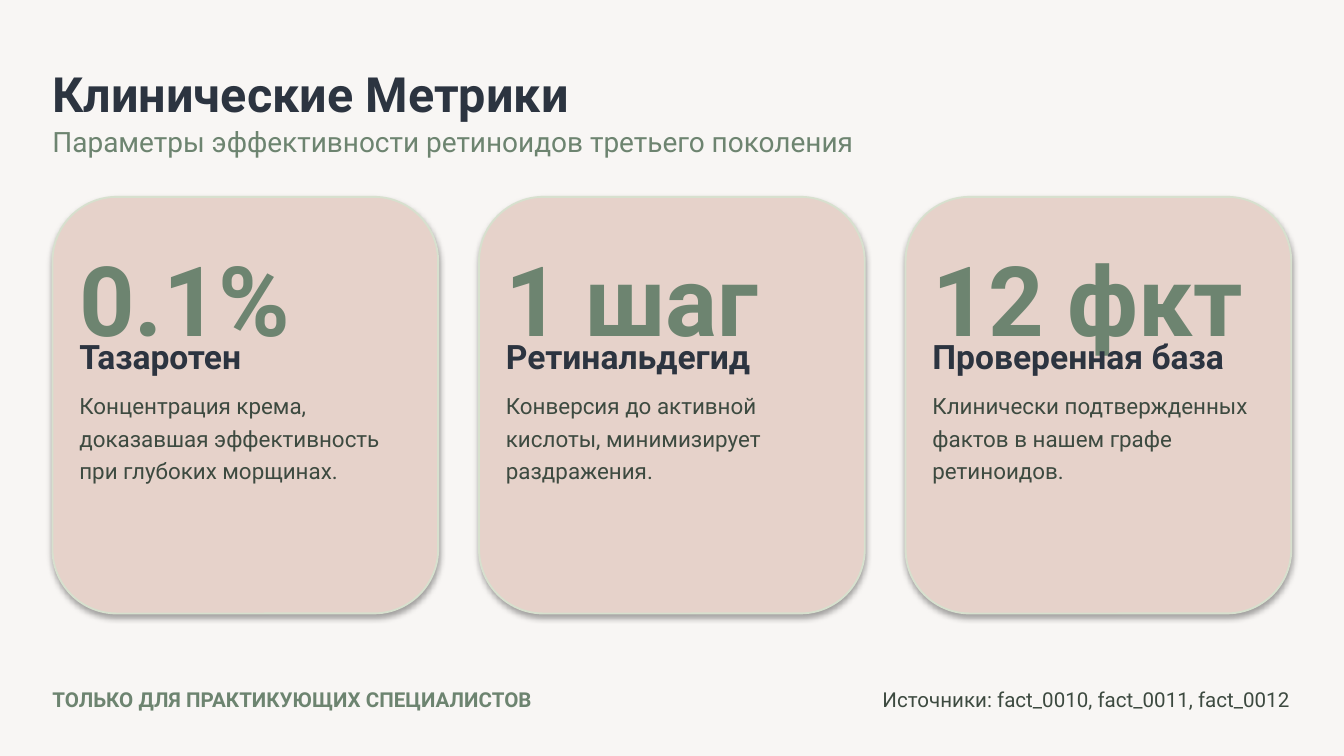
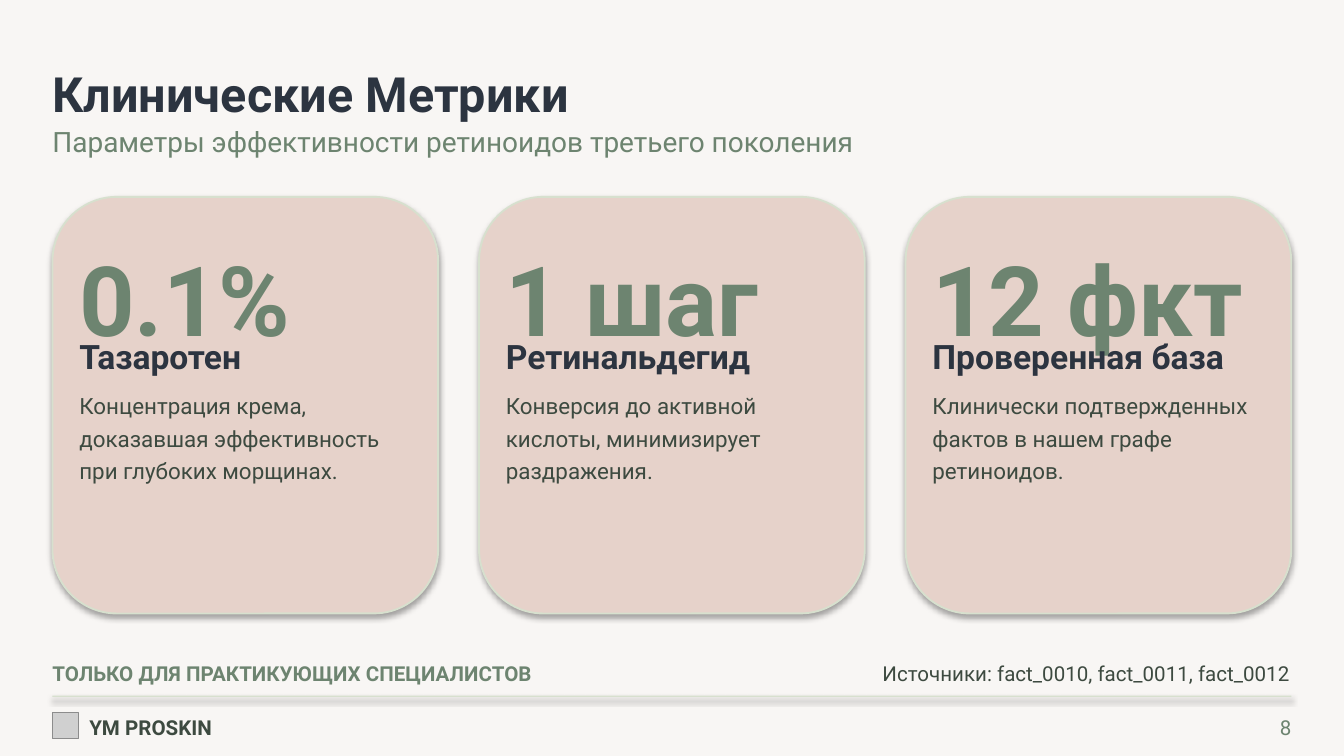
Before and after one commit to egregie/di_ko, a slide deck: slide 8 of 06_render/out/deck_retinoids_v2.pptx. Drawn at 1344x756 pixels with LibreOffice and Linux fonts; fonts in the diff are those of the drawing; grey boxes stand for pictures. Boxes give left, top, right and bottom in pixels: in the first picture for what was removed or moved away, otherwise in the second. Text is boxed around its words. In the diff, an @@ line names an element or a change of style, - is before the commit and + after.

```diff
--- a/06_render/out/deck_retinoids_v2.pptx
+++ b/06_render/out/deck_retinoids_v2.pptx
@@ text "ТОЛЬКО ДЛЯ ПРАКТИКУЮЩИХ СПЕЦИАЛИСТОВ": place and size @@
-text "ТОЛЬКО ДЛЯ ПРАКТИКУЮЩИХ СПЕЦИАЛИСТОВ" at <box>52,692,532,711</box>
+text "ТОЛЬКО ДЛЯ ПРАКТИКУЮЩИХ СПЕЦИАЛИСТОВ" at <box>52,666,532,685</box>
@@ text "Источники: fact_0010, fact_0011, fact_0012": place and size @@
-text "Источники: fact_0010, fact_0011, fact_0012" at <box>882,691,1289,710</box>
+text "Источники: fact_0010, fact_0011, fact_0012" at <box>882,665,1289,684</box>
@@ rectangle added at <box>52,696,1292,698</box>, fill #D7E0CE @@
@@ picture added at <box>52,712,79,739</box> @@
@@ text added at <box>89,720,212,735</box>, 11 pt, text #3D4A40, bold @@
+YM PROSKIN
@@ text added at <box>1280,720,1292,735</box>, 11 pt, text #6D8470 @@
+8
```
Also in this commit, not shown: 9 other slides changed, 21 other files.
